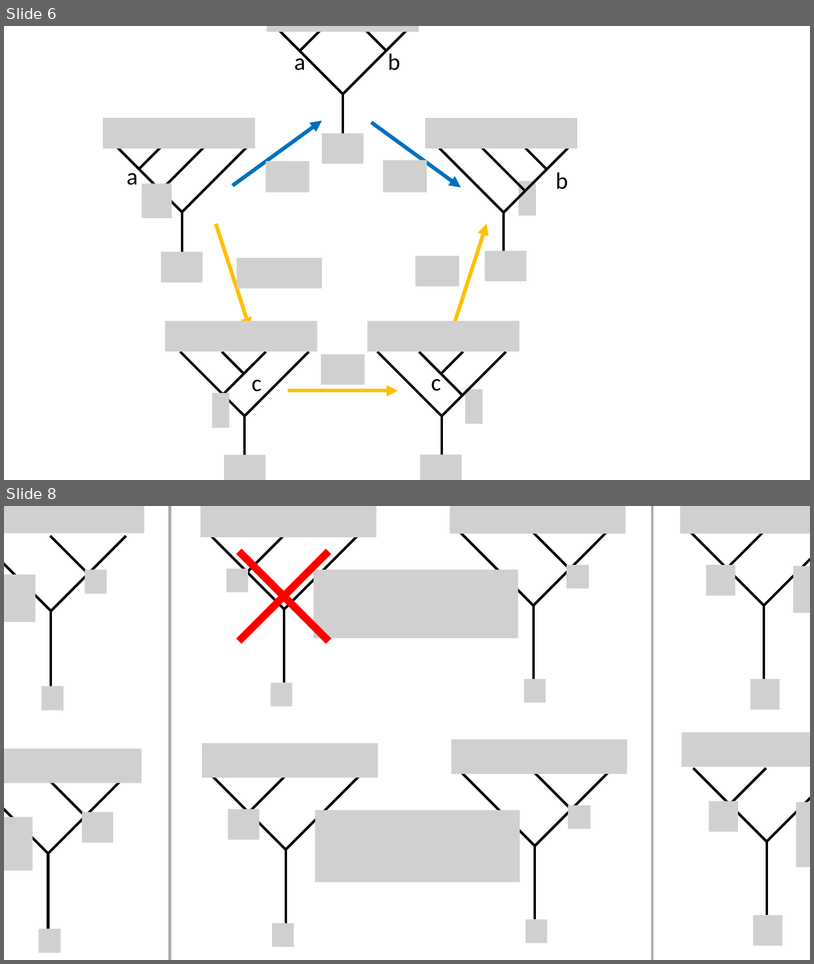
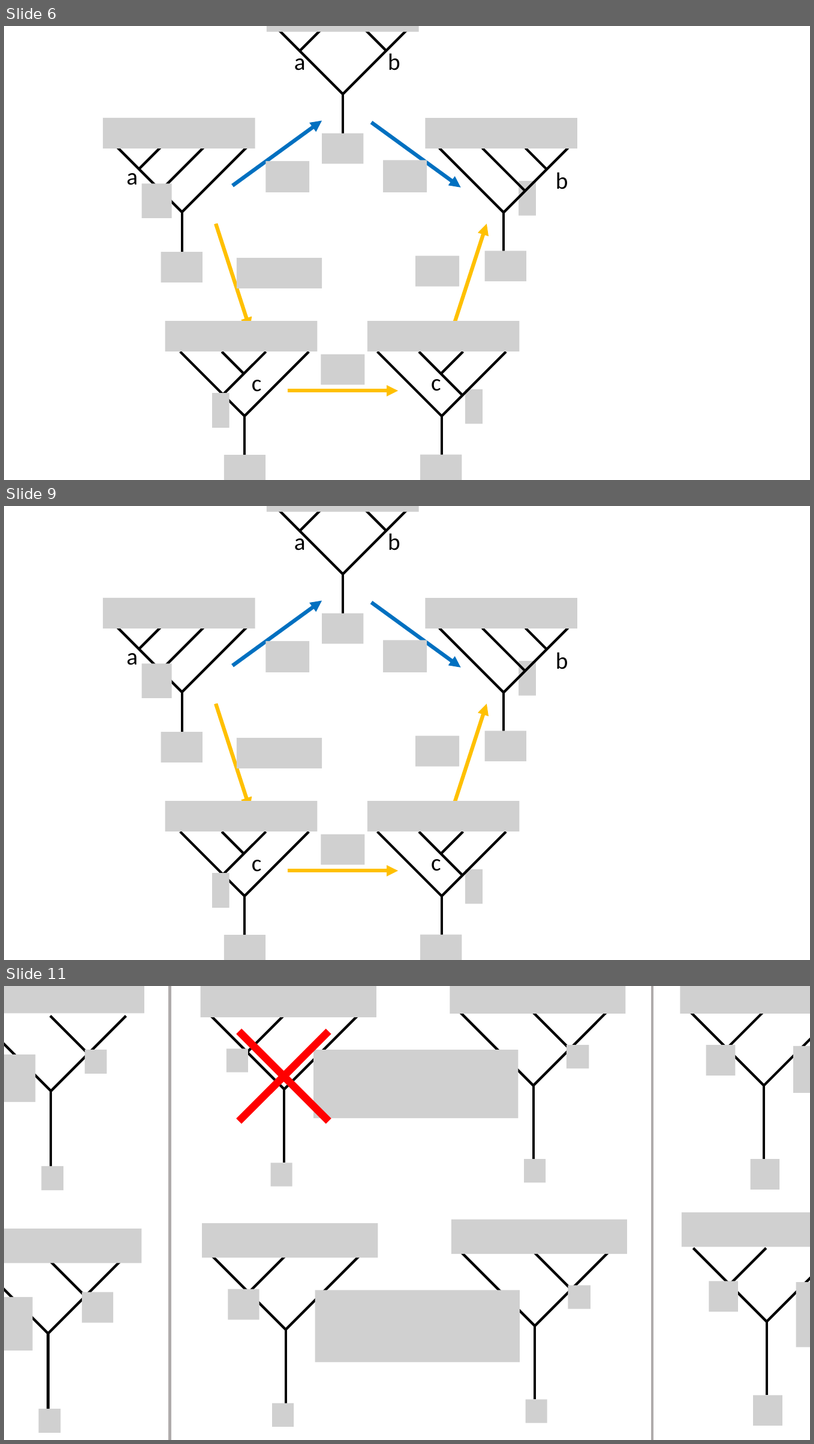
Before and after one commit to yk-liu/yk-liu.github.io, a slide deck: _posts/2019-05-14-Introduction-to-QC-and-TQC-Ising-Anyons/assets/pics.source.pptx. Shown one above the other, each under a label of ours: slides 6 and 8 before the commit, slides 6, 9 and 11 after it; the slides between them are not shown. The pictures are 814x964 and 814x1444 pixels, drawn with LibreOffice and Linux fonts; fonts in the diff are those of the drawing; grey boxes stand for pictures; background and template pictures are left out. Boxes give left, top, right and bottom in pixels: in the first picture for what was removed or moved away, otherwise in the second. Text is boxed around its words. In the diff, an @@ line names an element or a change of style, - is before the commit and + after.

```diff
--- a/_posts/2019-05-14-Introduction-to-QC-and-TQC-Ising-Anyons/assets/pics.source.pptx
+++ b/_posts/2019-05-14-Introduction-to-QC-and-TQC-Ising-Anyons/assets/pics.source.pptx
@@ slide 9 added at box(4, 506, 810, 960), background #FFFFFF @@
@@ picture added at box(267, 506, 420, 511) @@
@@ group added at box(279, 509, 408, 617): 5 lines, 2 texts @@
+a
+b
@@ picture added at box(103, 598, 255, 628) @@
@@ arrow added from (233, 666) to (322, 600), #0070C0 4.5 pt @@
@@ picture added at box(322, 613, 364, 643) @@
@@ arrow added from (372, 602) to (461, 667), #0070C0 4.5 pt @@
@@ picture added at box(426, 598, 578, 628) @@
@@ group added at box(118, 628, 246, 735): 5 lines, 1 text, 1 picture @@
+a
@@ group added at box(440, 628, 569, 735): 5 lines, 1 picture, 1 text @@
+b
@@ picture added at box(266, 641, 309, 672) @@
@@ picture added at box(383, 640, 427, 672) @@
@@ arrow added from (216, 704) to (250, 808), #FFC000 4.5 pt @@
@@ arrow added from (453, 808) to (487, 704), #FFC000 4.5 pt @@
@@ picture added at box(161, 732, 203, 762) @@
@@ picture added at box(237, 738, 322, 768) @@
@@ picture added at box(416, 736, 459, 766) @@
@@ picture added at box(485, 730, 527, 760) @@
@@ picture added at box(165, 801, 318, 831) @@
@@ picture added at box(368, 801, 520, 831) @@
@@ group added at box(180, 831, 309, 939): 5 lines, 1 text, 1 picture @@
+c
@@ picture added at box(321, 834, 365, 864) @@
@@ group added at box(378, 831, 506, 939): 5 lines, 1 text, 1 picture @@
+c
@@ arrow added from (288, 871) to (398, 871), #FFC000 4.5 pt @@
@@ picture added at box(224, 934, 266, 960) @@
@@ picture added at box(421, 934, 462, 960) @@
@@ what was slide 8 is now slide 11 @@
```
Also in this commit, not shown: 4 other slides added, 5 other files.
